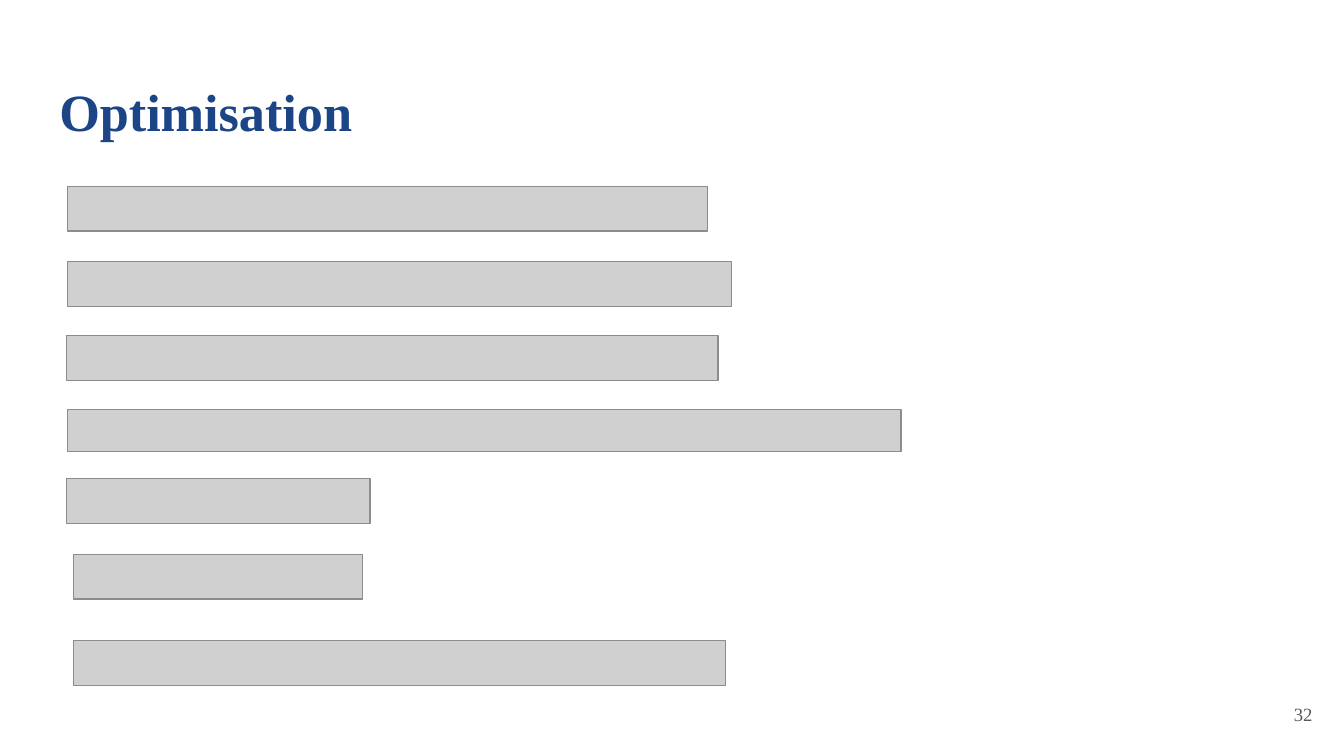
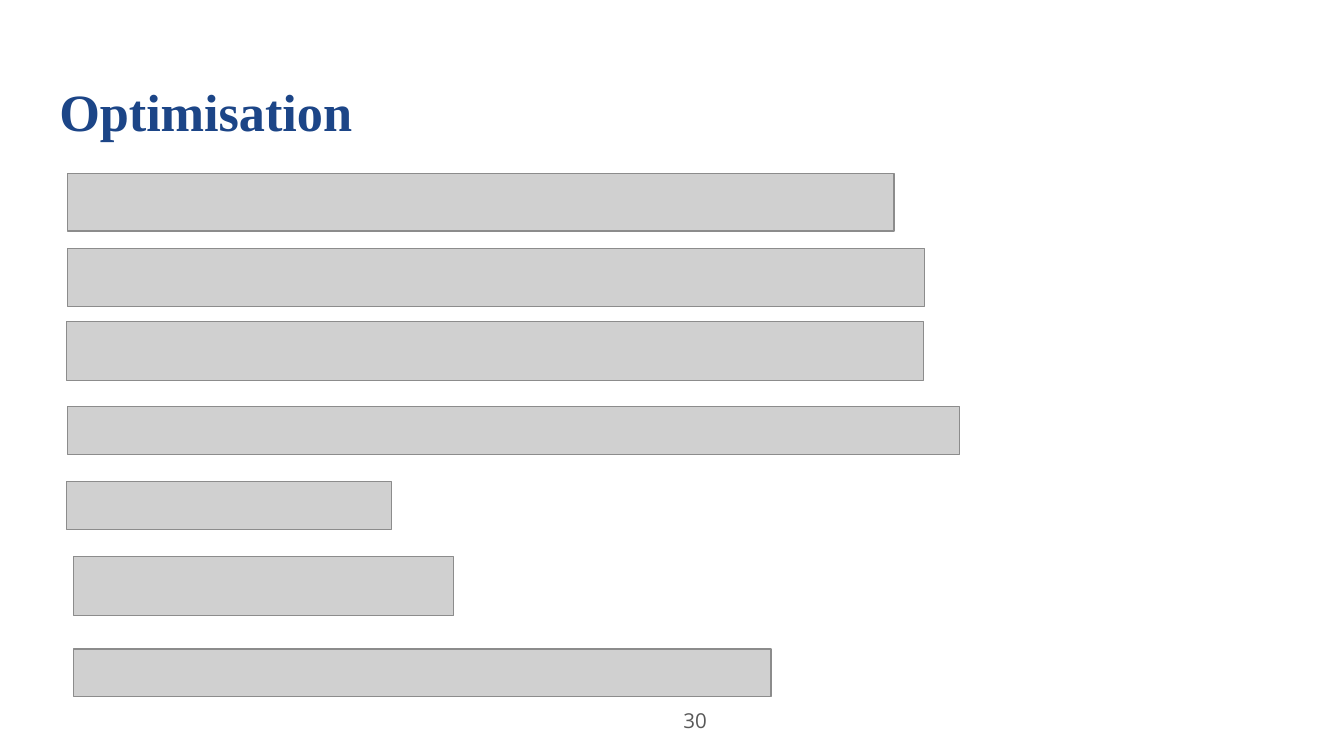
Before and after one commit to anuprulez/latex_master_thesis, a slide deck: slide 30 of Presentation_figures/Final_MasterThesisPresentation.pptx (slide 32 before the commit). Drawn at 1344x756 pixels with LibreOffice and Linux fonts; fonts in the diff are those of the drawing; grey boxes stand for pictures. Boxes give left, top, right and bottom in pixels: in the first picture for what was removed or moved away, otherwise in the second. Text is boxed around its words. In the diff, an @@ line names an element or a change of style, - is before the commit and + after.

Commit message:
Update ppt and images

```diff
--- a/Presentation_figures/Final_MasterThesisPresentation.pptx
+++ b/Presentation_figures/Final_MasterThesisPresentation.pptx
@@ picture: place and size @@
-picture at <box>67,187,707,231</box>
+picture at <box>67,173,894,231</box>
@@ picture: place and size @@
-picture at <box>67,262,731,306</box>
+picture at <box>67,249,925,306</box>
@@ picture: place and size @@
-picture at <box>66,336,718,380</box>
+picture at <box>66,321,923,380</box>
@@ picture: place and size @@
-picture at <box>67,410,900,452</box>
+picture at <box>67,407,960,456</box>
@@ picture: place and size @@
-picture at <box>66,478,370,523</box>
+picture at <box>66,481,391,530</box>
@@ picture: place and size @@
-picture at <box>74,555,363,599</box>
+picture at <box>74,556,454,616</box>
@@ picture: place and size @@
-picture at <box>74,641,726,685</box>
+picture at <box>74,649,771,698</box>
@@ page number added at <box>683,713,706,728</box>, 11 pt, text #595959 @@
+30
@@ page number removed at <box>1294,708,1313,721</box> @@
-32
```
Also in this commit, not shown: 36 other slides changed, 22 slides added, 21 slides removed, 10 other files.
